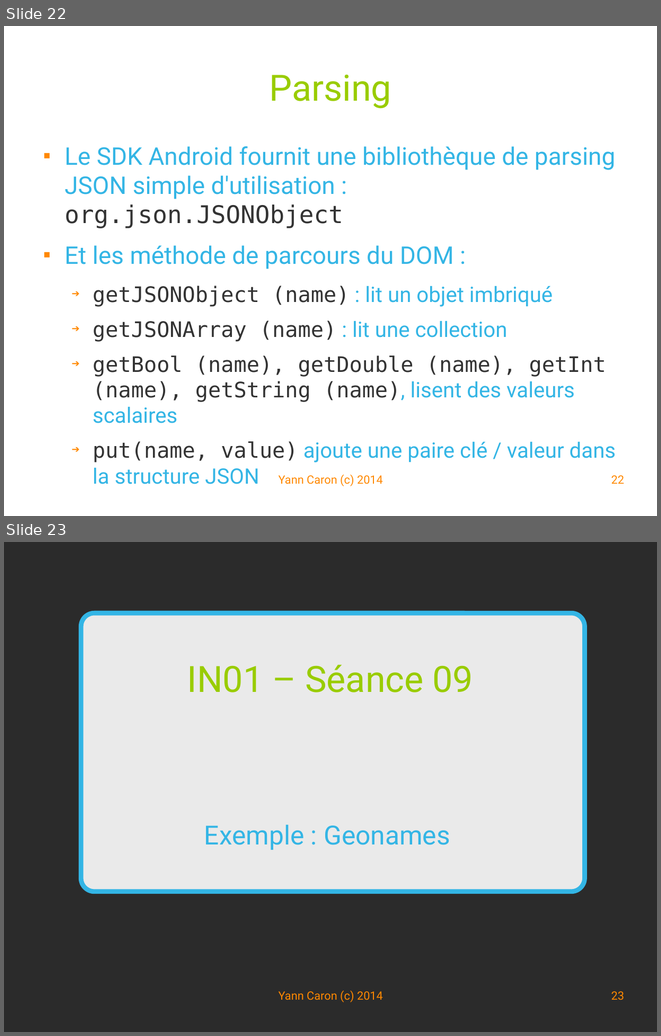
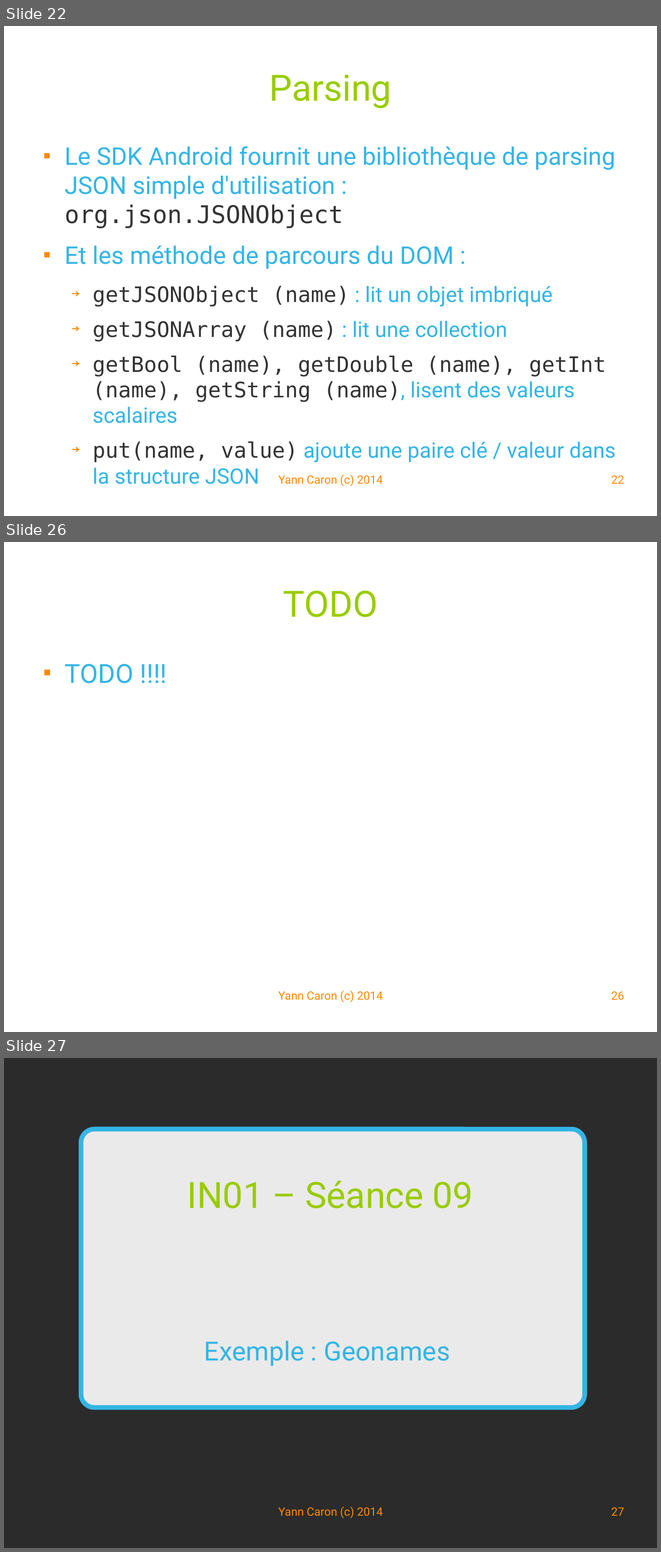
Before and after one commit to YannCaron/Android-ENSG, a slide deck: 09 - WebServices.odp. Shown one above the other, each under a label of ours: slides 22 and 23 before the commit, slides 22, 26 and 27 after it; the slides between them are not shown. The pictures are 661x1036 and 661x1552 pixels, drawn with LibreOffice and Linux fonts; fonts in the diff are those of the drawing; background and template pictures are left out; a plain dark background stands for a picture behind light text. Boxes give left, top, right and bottom in pixels: in the first picture for what was removed or moved away, otherwise in the second. Text is boxed around its words. In the diff, an @@ line names an element or a change of style, - is before the commit and + after.

Commit message:
todo webservice

```diff
--- a/09 - WebServices.odp
+++ b/09 - WebServices.odp
@@ slide 26 added at bbox=[4, 542, 657, 1032], background #FFFFFF @@
@@ title added at bbox=[283, 590, 378, 617], 44 pt, text #99CC00 @@
+TODO
@@ text added at bbox=[64, 664, 133, 684], 32 pt, text #33B5E5 @@
+■ TODO !!!!
@@ text added at bbox=[279, 990, 383, 1003], 14 pt, text #FF8800 @@
+Yann Caron (c) 2014
@@ page number added at bbox=[611, 991, 624, 1000], 14 pt, text #FF8800 @@
+26
@@ what was slide 23 is now slide 27 @@
@@ page number at bbox=[611, 1507, 624, 1516]: text changed @@
-23
+27
```
Also in this commit, not shown: 3 slides changed, 5 other slides added, 1 other file.
